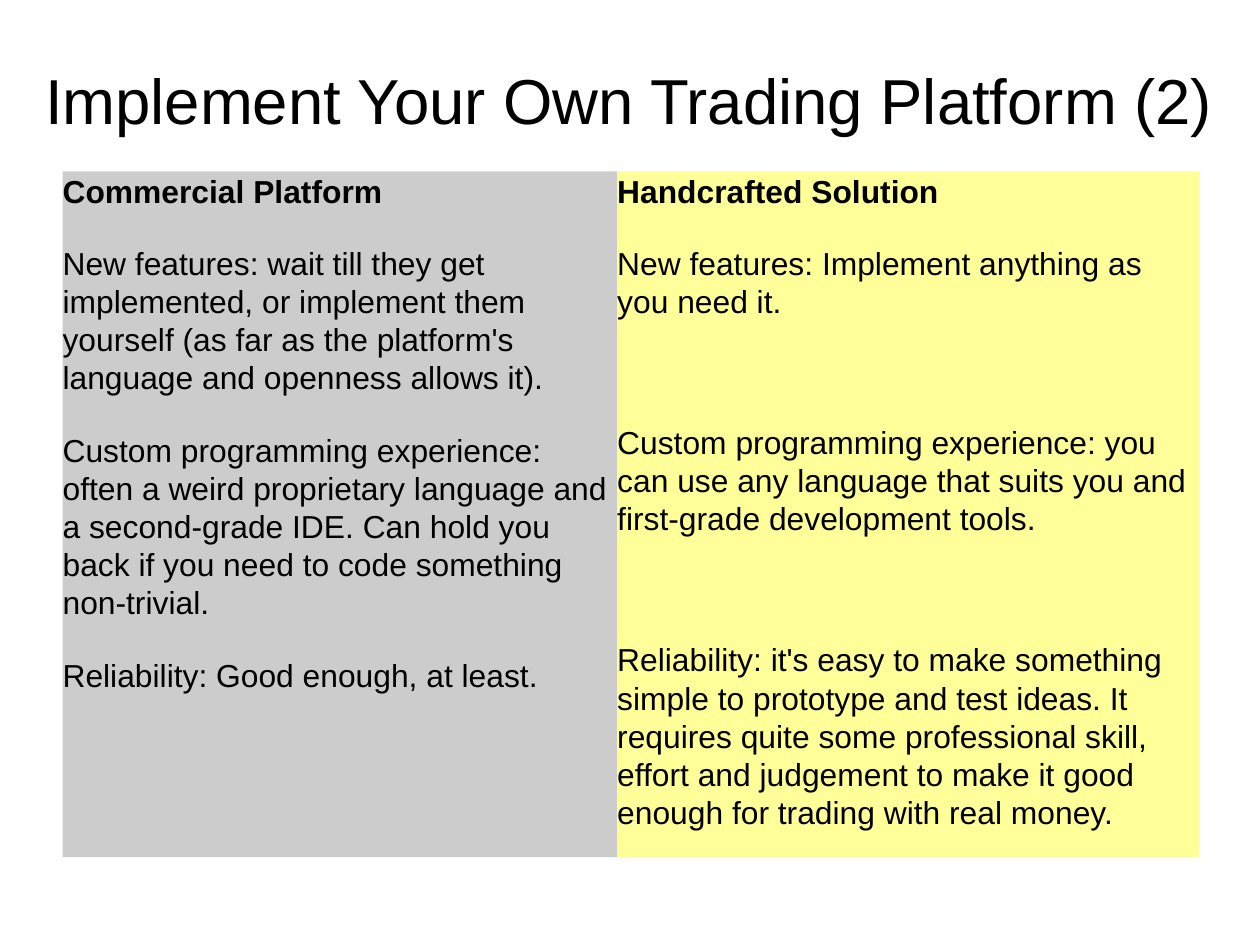
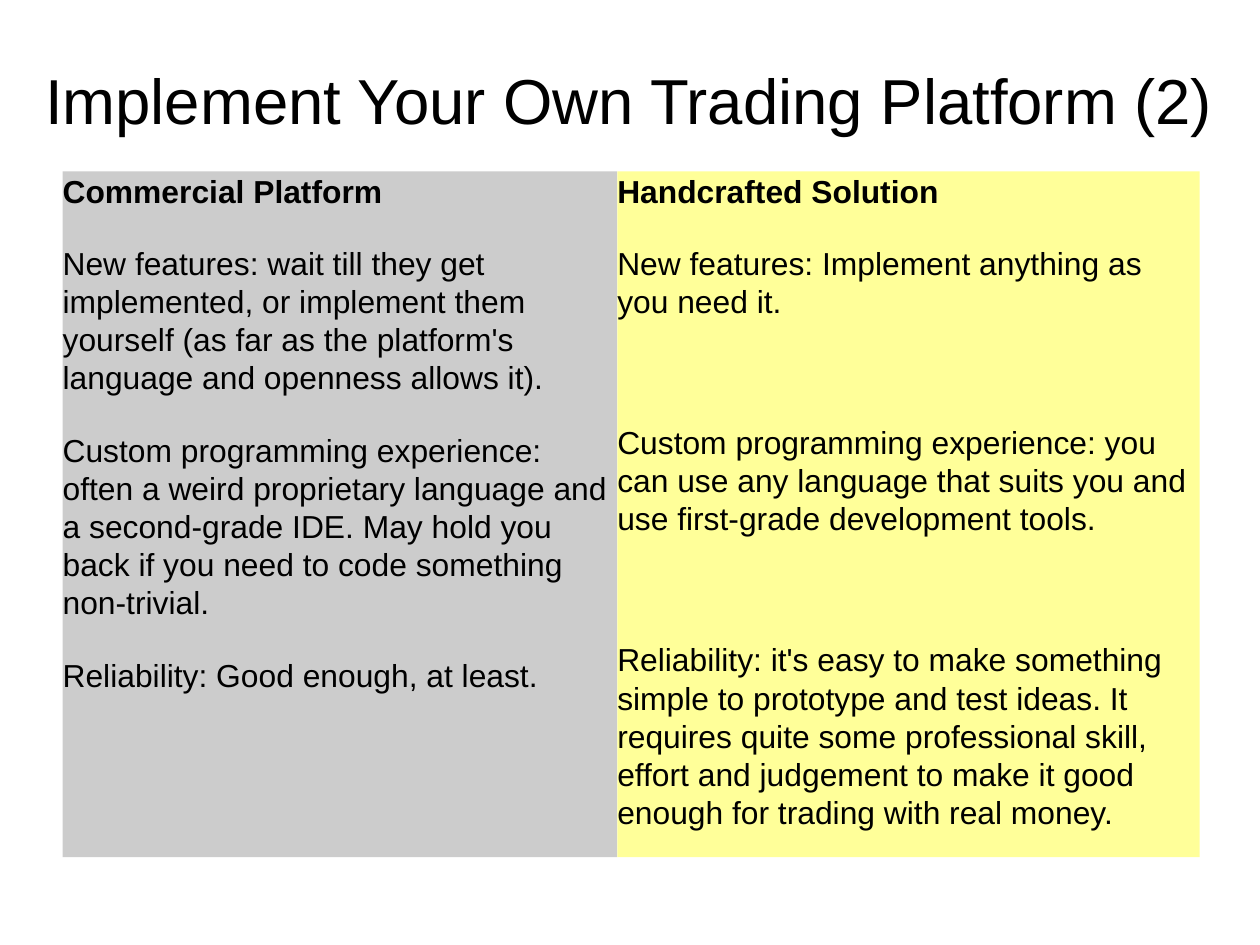
Before and after one commit to jan-x-marek/sandbox, a slide deck: slide 19 of doc/algo_trading.pptx. Drawn at 1260x945 pixels with LibreOffice and Linux fonts; fonts in the diff are those of the drawing. Boxes give left, top, right and bottom in pixels: in the first picture for what was removed or moved away, otherwise in the second. Text is boxed around its words. In the diff, an @@ line names an element or a change of style, - is before the commit and + after.

```diff
--- a/doc/algo_trading.pptx
+++ b/doc/algo_trading.pptx
@@ text in rectangle at (x1=63, y1=439, x2=607, y2=615): text changed @@
-Custom programming experience: often a weird proprietary language and a second-grade IDE. Can hold you back if you need to code something non-trivial.
+Custom programming experience: often a weird proprietary language and a second-grade IDE. May hold you back if you need to code something non-trivial.
@@ text in rectangle at (x1=617, y1=431, x2=1186, y2=536): text changed @@
-Custom programming experience: you can use any language that suits you and first-grade development tools.
+Custom programming experience: you can use any language that suits you and use first-grade development tools.
```
Also in this commit, not shown: 3 other slides changed.
